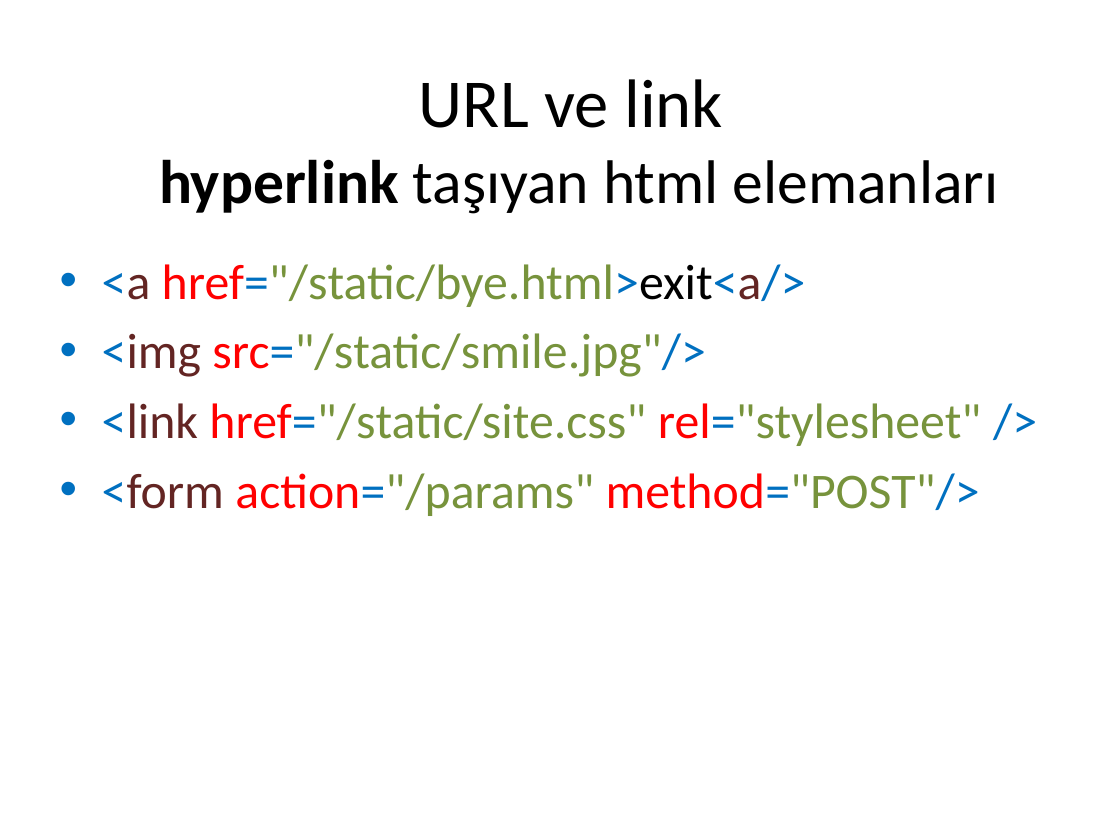
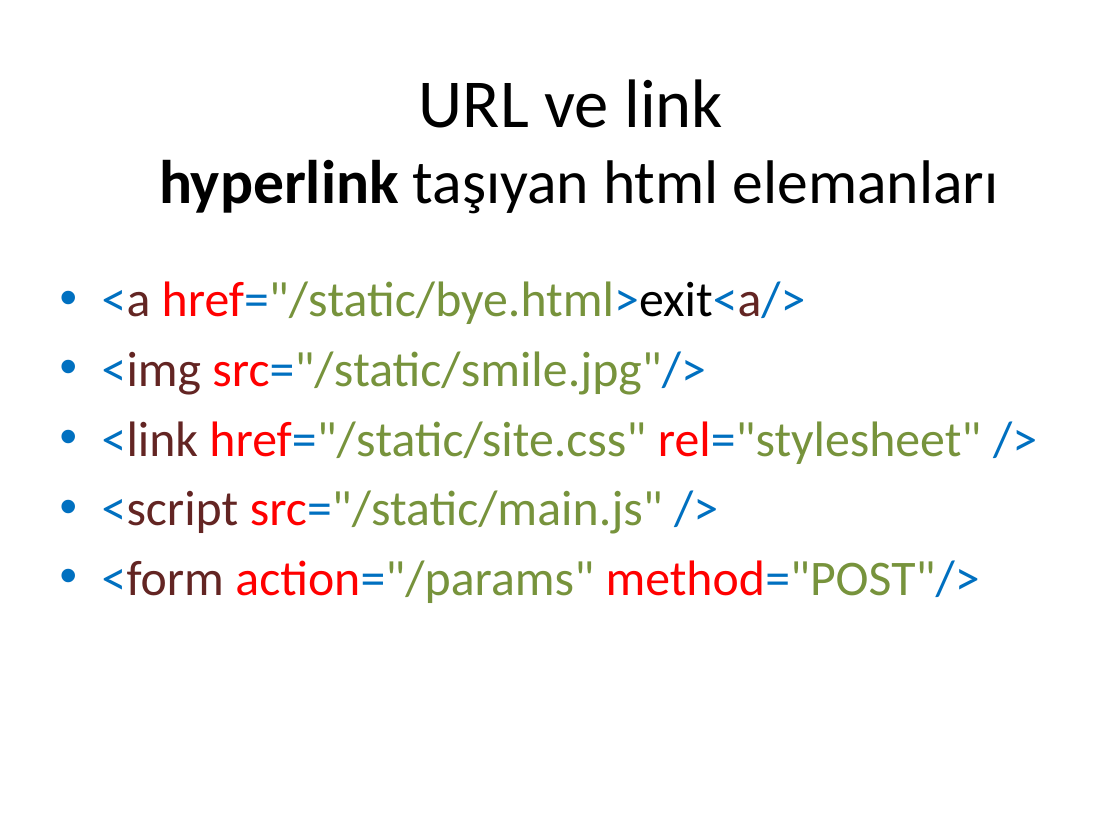
Before and after one commit to cemmerven/attrac, a slide deck: slide 6 of AttendanceTracker/Url ve link.pptx (slide 5 before the commit). Drawn at 1120x840 pixels with LibreOffice and Linux fonts; fonts in the diff are those of the drawing. Boxes give left, top, right and bottom in pixels: in the first picture for what was removed or moved away, otherwise in the second. Text is boxed around its words. In the diff, an @@ line names an element or a change of style, - is before the commit and + after.

Commit message:
added html form samples

```diff
--- a/AttendanceTracker/Url ve link.pptx
+++ b/AttendanceTracker/Url ve link.pptx
@@ text "<a href="/static/bye.html>exit<a/>": place and size @@
-text "<a href="/static/bye.html>exit<a/>" at (102, 264, 981, 516)
+text "<a href="/static/bye.html>exit<a/>" at (102, 281, 981, 603)
@@ text at (102, 490, 663, 534): paragraph added @@
+• <script src="/static/main.js" />
```
Also in this commit, not shown: 2 other slides changed, 6 slides added, 6 other files.
